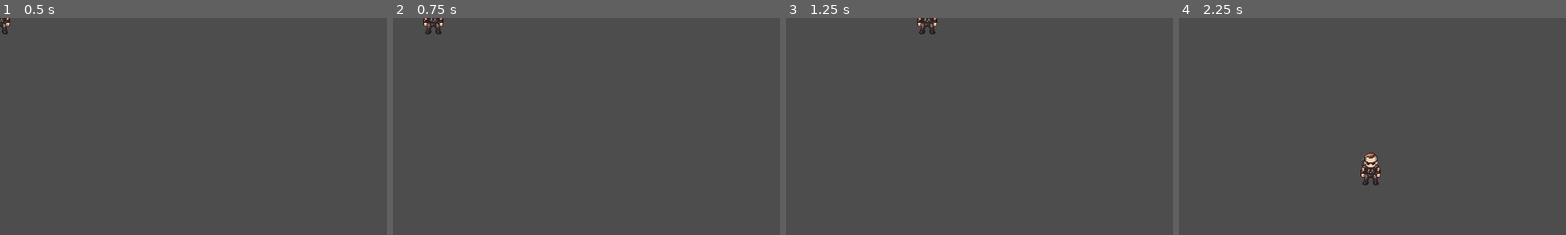
Above: before the commit, frames 1-4 (left to right).
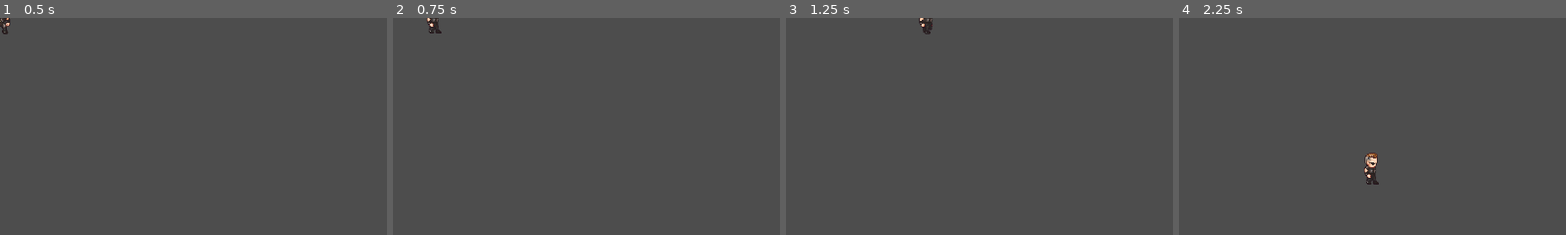
Above: after the commit, the same moments.

Repository: rejnowicz281/godot-frogger
Game: Godot game, scene res://Player/player.tscn
Same seed, same stepped clock (60 frames per second), same inputs: the game is played once before the commit and once after it.
Inputs:
- Up to frame 1 (0.5 s): no input
- Up to frame 2 (0.75 s): tap Enter at 0.5 s; hold Right (ui_right) from 0.53 s (still down)
- Up to frame 3 (1.25 s): keep holding Right (ui_right)
- Up to frame 4 (2.25 s): release Right (ui_right) at 1.28 s; hold Down (ui_down) 1.28-2.03 s; hold Right (ui_right) from 2.03 s (still down)
The pictures show only the part of the screen within x 0-50%, y 0-50%; the shares and areas given below are measured in that part.

Frame 1 is identical in both runs. In frame 2, 0.2% of the frame differs, in the area x 7-14%, y 0-8%; in frame 3, 0.2%; in frame 4, 0.4%, in the area x 46-53%, y 62-78%.

Commit message:
Animate player

Diff:
--- a/Player/player.gd
+++ b/Player/player.gd
@@ -17,6 +17,17 @@
 	else:
 		velocity.y = move_toward(velocity.x, 0, SPEED)
 
-	print(velocity)
+	player_animation(direction_x, direction_y)
+	move_and_slide()
 
-	move_and_slide()
+func player_animation(direction_x, direction_y):
+	if direction_x:
+		$"AnimatedSprite2D".play("Walk Side")
+		$"AnimatedSprite2D".flip_h = true if direction_x == 1 else false
+	elif direction_y == 1:
+		$"AnimatedSprite2D".play("Walk Down")
+	elif direction_y == -1:
+		$"AnimatedSprite2D".play("Walk Up")
+	elif not direction_y and not direction_x:
+		$"AnimatedSprite2D".frame = 0
+		$"AnimatedSprite2D".stop()
--- a/Player/player.tscn
+++ b/Player/player.tscn
@@ -1,17 +1,142 @@
-[gd_scene load_steps=4 format=3 uid="uid://c72sh40muf740"]
+[gd_scene load_steps=31 format=3 uid="uid://c72sh40muf740"]
 
 [ext_resource type="Texture2D" uid="uid://ccy0pacapae62" path="res://graphics/Player/Walk_Down_1.png" id="1_3v3a5"]
 [ext_resource type="Script" path="res://Player/player.gd" id="1_owjyh"]
+[ext_resource type="Texture2D" uid="uid://vxkwnd7h4wk0" path="res://graphics/Player/Walk_Down_2.png" id="2_ofxyw"]
+[ext_resource type="Texture2D" uid="uid://fa5rw3n8u4jy" path="res://graphics/Player/Walk_Down_3.png" id="3_43k2h"]
+[ext_resource type="Texture2D" uid="uid://vrb3o1extx2w" path="res://graphics/Player/Walk_Down_4.png" id="4_ny26h"]
+[ext_resource type="Texture2D" uid="uid://b48hfhokuinlc" path="res://graphics/Player/Walk_Down_5.png" id="5_1jy15"]
+[ext_resource type="Texture2D" uid="uid://cppl20m5s7dpv" path="res://graphics/Player/Walk_Down_6.png" id="6_6ksii"]
+[ext_resource type="Texture2D" uid="uid://r1w864phaihw" path="res://graphics/Player/Walk_Down_7.png" id="7_ghvur"]
+[ext_resource type="Texture2D" uid="uid://u6dy4p547sk1" path="res://graphics/Player/Walk_Down_8.png" id="8_romjf"]
+[ext_resource type="Texture2D" uid="uid://15eimb3dpbyj" path="res://graphics/Player/Walk_Down_9.png" id="9_gxcxw"]
+[ext_resource type="Texture2D" uid="uid://bx5gajxyamc8c" path="res://graphics/Player/Walk_Side_2.png" id="10_jqnyv"]
+[ext_resource type="Texture2D" uid="uid://dx014xsndgowl" path="res://graphics/Player/Walk_Side_1.png" id="11_ec0wa"]
+[ext_resource type="Texture2D" uid="uid://dmff7fboct80e" path="res://graphics/Player/Walk_Side_3.png" id="11_vxjmm"]
+[ext_resource type="Texture2D" uid="uid://db2iosqtovqu6" path="res://graphics/Player/Walk_Side_4.png" id="12_dst0l"]
+[ext_resource type="Texture2D" uid="uid://duhamd121rrro" path="res://graphics/Player/Walk_Side_5.png" id="13_1pwmq"]
+[ext_resource type="Texture2D" uid="uid://dgitgammwrmv3" path="res://graphics/Player/Walk_Side_6.png" id="14_w5n7m"]
+[ext_resource type="Texture2D" uid="uid://ccs3qbfthgjrh" path="res://graphics/Player/Walk_Side_7.png" id="15_jrvb6"]
+[ext_resource type="Texture2D" uid="uid://dq1da55kswqtc" path="res://graphics/Player/Walk_Side_8.png" id="16_fhgoq"]
+[ext_resource type="Texture2D" uid="uid://3rgi4a7dquty" path="res://graphics/Player/Walk_Side_9.png" id="17_7ftl2"]
+[ext_resource type="Texture2D" uid="uid://pp08qikg0rdo" path="res://graphics/Player/Walk_Up_2.png" id="18_slifv"]
+[ext_resource type="Texture2D" uid="uid://bnrtsla8l10ao" path="res://graphics/Player/Walk_Up_3.png" id="19_v4tje"]
+[ext_resource type="Texture2D" uid="uid://hl7qxyix5mos" path="res://graphics/Player/Walk_Up_1.png" id="20_evxs0"]
+[ext_resource type="Texture2D" uid="uid://cc5agu1kor8nl" path="res://graphics/Player/Walk_Up_4.png" id="20_vppp3"]
+[ext_resource type="Texture2D" uid="uid://ibqojca5hlkg" path="res://graphics/Player/Walk_Up_5.png" id="21_y80cu"]
+[ext_resource type="Texture2D" uid="uid://bnaukpj85bi0r" path="res://graphics/Player/Walk_Up_6.png" id="22_hr0e8"]
+[ext_resource type="Texture2D" uid="uid://bo5utev4e780c" path="res://graphics/Player/Walk_Up_7.png" id="23_de4dw"]
+[ext_resource type="Texture2D" uid="uid://dvebb3li0axdu" path="res://graphics/Player/Walk_Up_8.png" id="24_tqdpk"]
+[ext_resource type="Texture2D" uid="uid://cjc5ak3aasj2j" path="res://graphics/Player/Walk_Up_9.png" id="25_5r7rh"]
 
 [sub_resource type="RectangleShape2D" id="RectangleShape2D_t5r8q"]
 size = Vector2(30, 48)
 
+[sub_resource type="SpriteFrames" id="SpriteFrames_3k2kp"]
+animations = [{
+"frames": [{
+"duration": 1.0,
+"texture": ExtResource("1_3v3a5")
+}, {
+"duration": 1.0,
+"texture": ExtResource("2_ofxyw")
+}, {
+"duration": 1.0,
+"texture": ExtResource("3_43k2h")
+}, {
+"duration": 1.0,
+"texture": ExtResource("4_ny26h")
+}, {
+"duration": 1.0,
+"texture": ExtResource("5_1jy15")
+}, {
+"duration": 1.0,
+"texture": ExtResource("6_6ksii")
+}, {
+"duration": 1.0,
+"texture": ExtResource("7_ghvur")
+}, {
+"duration": 1.0,
+"texture": ExtResource("8_romjf")
+}, {
+"duration": 1.0,
+"texture": ExtResource("9_gxcxw")
+}],
+"loop": true,
+"name": &"Walk Down",
+"speed": 10.0
+}, {
+"frames": [{
+"duration": 1.0,
+"texture": ExtResource("11_ec0wa")
+}, {
+"duration": 1.0,
+"texture": ExtResource("10_jqnyv")
+}, {
+"duration": 1.0,
+"texture": ExtResource("11_vxjmm")
+}, {
+"duration": 1.0,
+"texture": ExtResource("12_dst0l")
+}, {
+"duration": 1.0,
+"texture": ExtResource("13_1pwmq")
+}, {
+"duration": 1.0,
+"texture": ExtResource("14_w5n7m")
+}, {
+"duration": 1.0,
+"texture": ExtResource("15_jrvb6")
+}, {
+"duration": 1.0,
+"texture": ExtResource("16_fhgoq")
+}, {
+"duration": 1.0,
+"texture": ExtResource("17_7ftl2")
+}],
+"loop": true,
+"name": &"Walk Side",
+"speed": 10.0
+}, {
+"frames": [{
+"duration": 1.0,
+"texture": ExtResource("20_evxs0")
+}, {
+"duration": 1.0,
+"texture": ExtResource("18_slifv")
+}, {
+"duration": 1.0,
+"texture": ExtResource("19_v4tje")
+}, {
+"duration": 1.0,
+"texture": ExtResource("20_vppp3")
+}, {
+"duration": 1.0,
+"texture": ExtResource("21_y80cu")
+}, {
+"duration": 1.0,
+"texture": ExtResource("22_hr0e8")
+}, {
+"duration": 1.0,
+"texture": ExtResource("23_de4dw")
+}, {
+"duration": 1.0,
+"texture": ExtResource("24_tqdpk")
+}, {
+"duration": 1.0,
+"texture": ExtResource("25_5r7rh")
+}],
+"loop": true,
+"name": &"Walk Up",
+"speed": 10.0
+}]
+
 [node name="Player" type="CharacterBody2D"]
 script = ExtResource("1_owjyh")
 
-[node name="Sprite2D" type="Sprite2D" parent="."]
-texture = ExtResource("1_3v3a5")
-region_rect = Rect2(334, 434, 300, 100)
-
 [node name="CollisionShape2D" type="CollisionShape2D" parent="."]
 shape = SubResource("RectangleShape2D_t5r8q")
+
+[node name="AnimatedSprite2D" type="AnimatedSprite2D" parent="."]
+sprite_frames = SubResource("SpriteFrames_3k2kp")
+animation = &"Walk Down"
